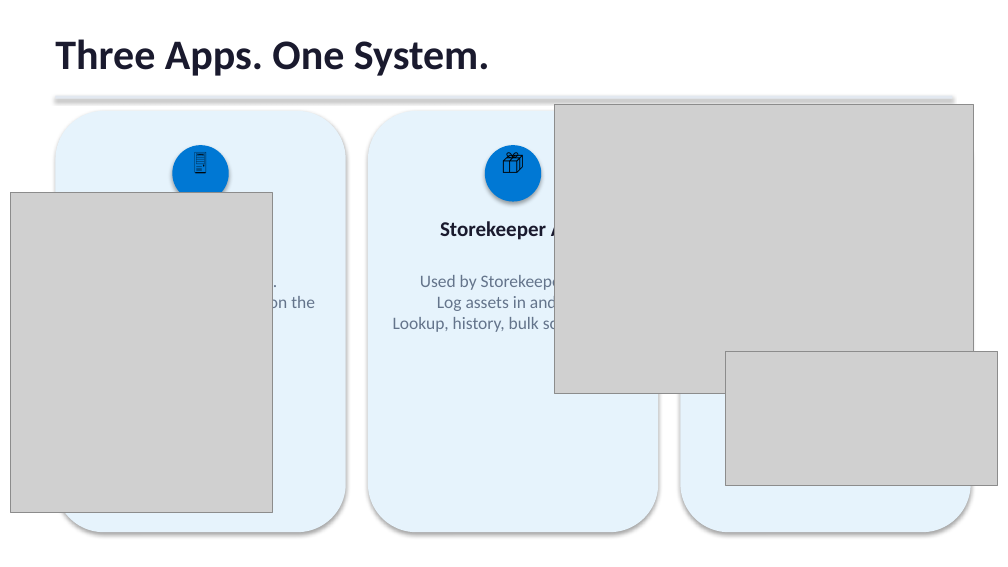
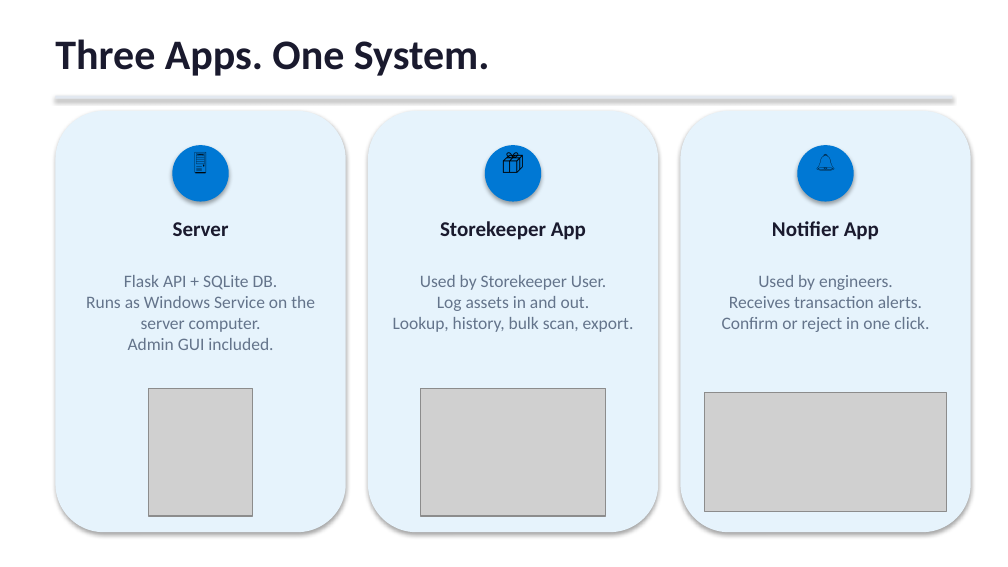
Before and after one commit to HaithamEldesouky/AssetManager, a slide deck: slide 3 of AssetManager_Presentation.pptx. Drawn at 1008x567 pixels with LibreOffice and Linux fonts; fonts in the diff are those of the drawing; grey boxes stand for pictures. Boxes give left, top, right and bottom in pixels: in the first picture for what was removed or moved away, otherwise in the second. Text is boxed around its words. In the diff, an @@ line names an element or a change of style, - is before the commit and + after.

```diff
--- a/AssetManager_Presentation.pptx
+++ b/AssetManager_Presentation.pptx
@@ text added at box(797, 145, 854, 202), 16 pt, text #000000 @@
+🔔
@@ text added at box(173, 222, 229, 236), 15 pt, text #1A1A2E, bold @@
+Server
@@ text added at box(772, 221, 879, 240), 15 pt, text #1A1A2E, bold @@
+Notifier App
@@ text "Flask API + SQLite DB." rewrapped from box(208, 273, 315, 355) to box(86, 275, 315, 350) @@
@@ text "Used by Storekeeper User." rewrapped from box(393, 273, 579, 334) to box(393, 275, 634, 332) @@
@@ text added at box(722, 275, 929, 332), 12.5 pt, text #64748B @@
+Used by engineers.
+Receives transaction alerts.
+Confirm or reject in one click.
@@ picture: place and size @@
-picture at box(10, 193, 272, 512)
+picture at box(148, 388, 253, 516)
@@ picture: place and size @@
-picture at box(554, 105, 974, 394)
+picture at box(420, 388, 606, 516)
@@ picture: place and size @@
-picture at box(726, 352, 998, 486)
+picture at box(705, 393, 947, 512)
```
Also in this commit, not shown: 5 other slides changed.
